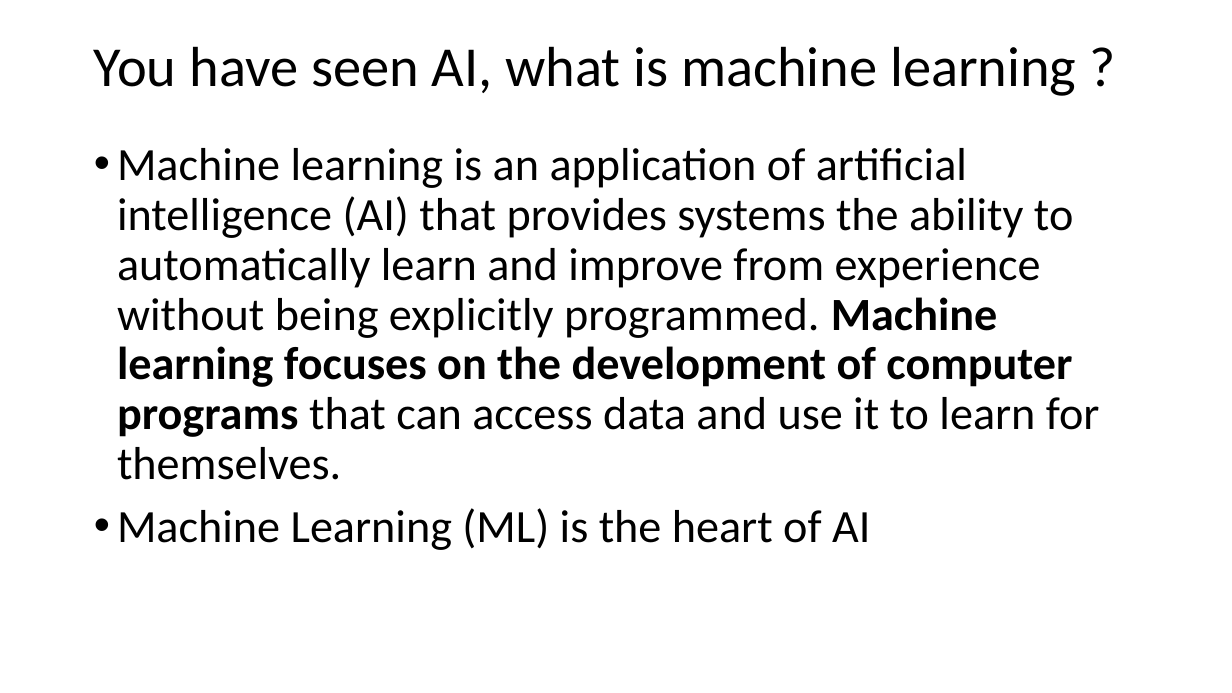
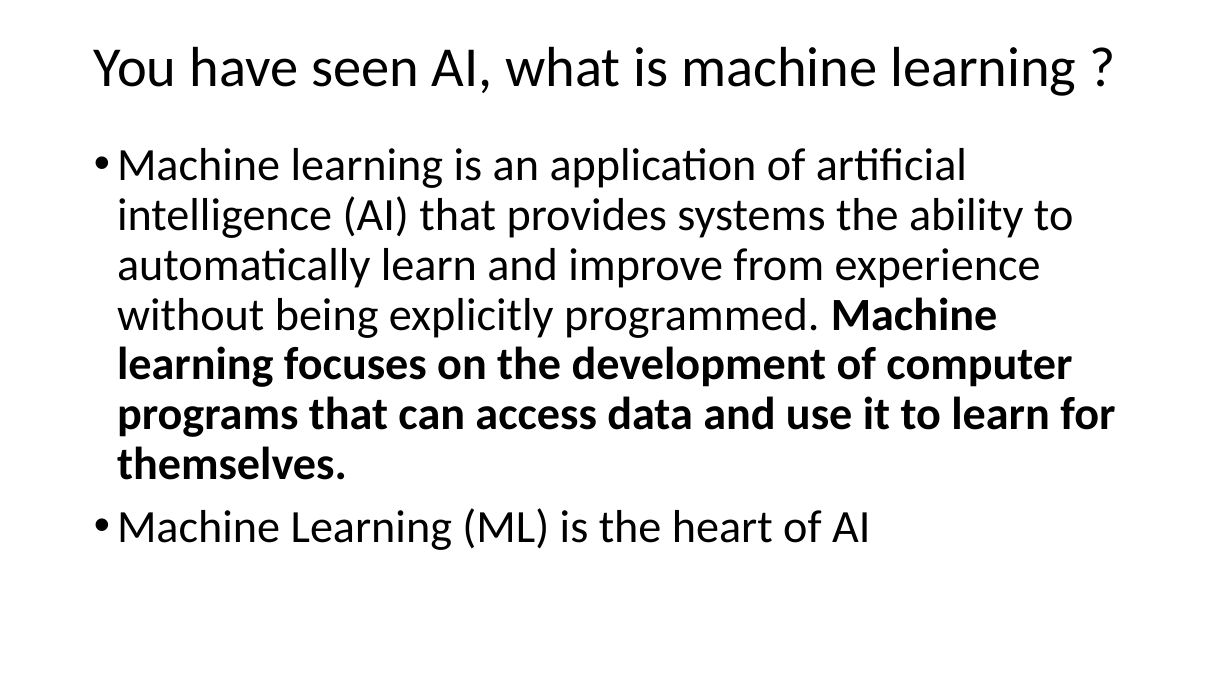
Before and after one commit to enuguru/artificial_intelligence_and_machine_learning, a slide deck: slide 6 of AI-ML-Course-Induction-and-General/AIML_Level1_notes/AI_definitions_and_reasons.pptx. Drawn at 1232x693 pixels with LibreOffice and Linux fonts; fonts in the diff are those of the drawing. Boxes give left, top, right and bottom in pixels: in the first picture for what was removed or moved away, otherwise in the second. Text is boxed around its words. In the diff, an @@ line names an element or a change of style, - is before the commit and + after.

```diff
--- a/AI-ML-Course-Induction-and-General/AIML_Level1_notes/AI_definitions_and_reasons.pptx
+++ b/AI-ML-Course-Induction-and-General/AIML_Level1_notes/AI_definitions_and_reasons.pptx
@@ text at <box>117,148,1115,480</box>: bold on in "that can access data and use it ..." @@
```
Also in this commit, not shown: 1 other file.
